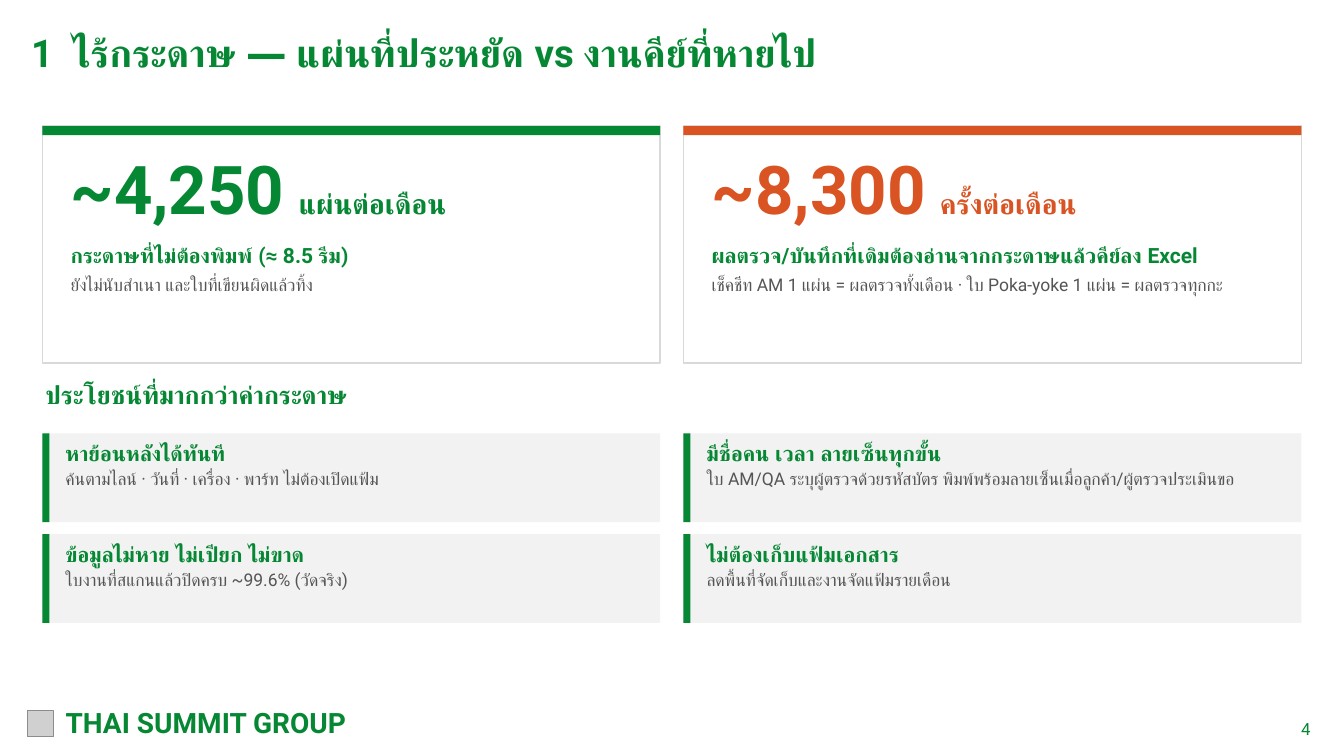
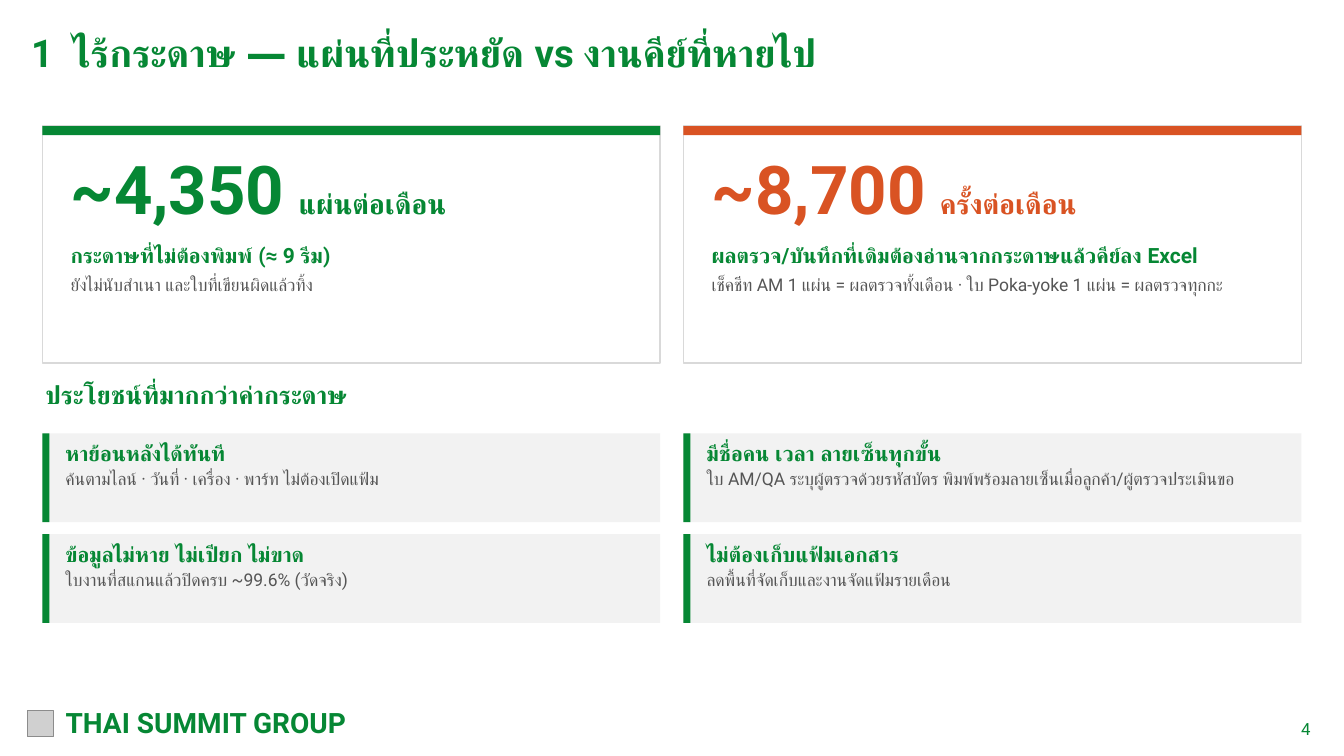
Before and after one commit to tsat4/4Mmanagement, a slide deck: slide 4 of docs/meetings/TSAT_ESM_Benefits_2026-11-23.pptx. Drawn at 1344x756 pixels with LibreOffice and Linux fonts; fonts in the diff are those of the drawing; grey boxes stand for pictures. Boxes give left, top, right and bottom in pixels: in the first picture for what was removed or moved away, otherwise in the second. Text is boxed around its words. In the diff, an @@ line names an element or a change of style, - is before the commit and + after.

```diff
--- a/docs/meetings/TSAT_ESM_Benefits_2026-11-23.pptx
+++ b/docs/meetings/TSAT_ESM_Benefits_2026-11-23.pptx
@@ text at [71,165,446,226]: text changed @@
-~4,250 แผ่นต่อเดือน
+~4,350 แผ่นต่อเดือน
@@ text at [712,165,1077,226]: text changed @@
-~8,300 ครั้งต่อเดือน
+~8,700 ครั้งต่อเดือน
@@ text at [71,247,330,268]: text changed @@
-กระดาษที่ไม่ต้องพิมพ์ (≈ 8.5 รีม)
+กระดาษที่ไม่ต้องพิมพ์ (≈ 9 รีม)
```
Also in this commit, not shown: 4 other slides changed, 4 other files.
